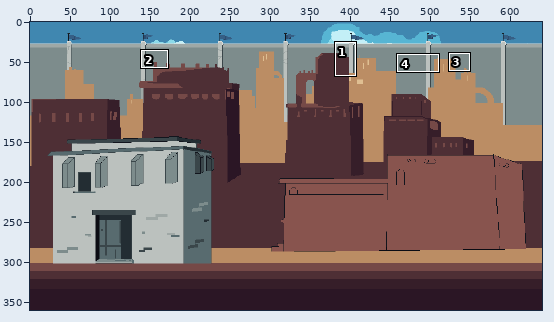
Pixel-art file -- Personal_Jessica/Entornos/Entrega 8-05/Ciudad-casas.aseprite. The first picture is a wide view before the edit; the outline marks the close-up.
Close-up. Before the commit:
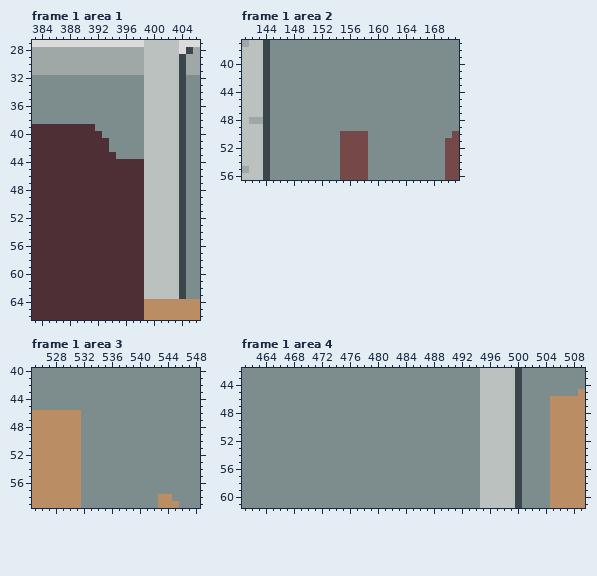
640x360 pixels, 6 frames. Colours within 5 levels of each other are drawn and written as one. Shown: frame 1 area 1: x 383..406, y 27..66; frame 1 area 2: x 141..171, y 37..56; frame 1 area 3: x 525..548, y 40..59; frame 1 area 4: x 461..509, y 42..61. The commit also changed other frames or places, which this record leaves out.
And afterwards:
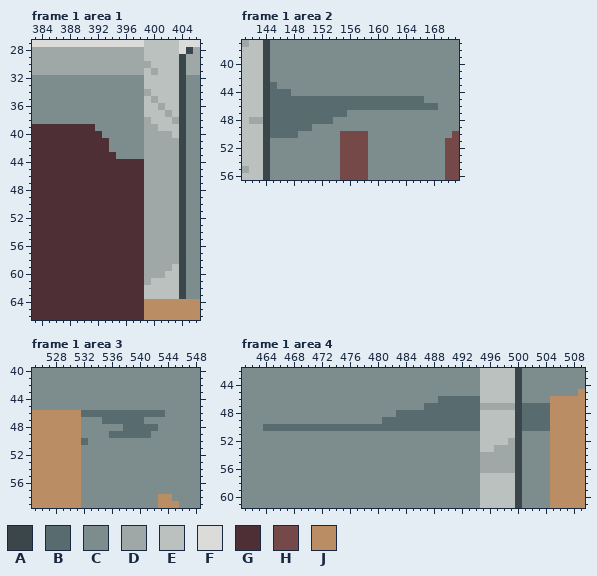
Palette (. is transparent): A #3a464a  B #586b6f  C #7d8c8c  D #9fa8a6  E #bbc1be  F #dbdcd9  G #4e2f35  H #754947  J #bb8d64
Commit: casa tigre
Changes in this commit:
Frame 1 area 1, layer "Layer 2":
y 30: x 399 E -> D
y 31: x 400 E -> D
y 34: x 399 E -> D
y 35: x 400 E -> D
y 36: x 401 E -> D
y 37: x 402 E -> D
y 38: x 399 E -> D; x 403 E -> D
y 39: x 399..400 EE -> DD
y 40: x 399..402 EEEE -> DDDD
y 41..58: x 399..403 EEEEE -> DDDDD
y 59: x 399..402 EEEE -> DDDD
y 60: x 399..401 EEE -> DDD
y 61: x 399 E -> D
Frame 1 area 2, layer "Layer 1":
y 43: x 145 C -> B
y 44: x 145..147 CCC -> BBB
y 45: x 145..166 CCCCCCCCCCCCCCCCCCCCCC -> BBBBBBBBBBBBBBBBBBBBBB
y 46: x 145..168 CCCCCCCCCCCCCCCCCCCCCCCC -> BBBBBBBBBBBBBBBBBBBBBBBB
y 47: x 145..155 CCCCCCCCCCC -> BBBBBBBBBBB
y 48: x 145..153 CCCCCCCCC -> BBBBBBBBB
y 49: x 145..150 CCCCCC -> BBBBBB
y 50: x 145..148 CCCC -> BBBB
Frame 1 area 3, layer "Layer 1":
y 46: x 532..543 CCCCCCCCCCCC -> BBBBBBBBBBBB
y 47: x 535..540 CCCCCC -> BBBBBB
y 48: x 538..542 CCCCC -> BBBBB
y 49: x 536..541 CCCCCC -> BBBBBB
y 50: x 532 C -> B
Frame 1 area 4, layers "Layer 2", "Layer 1":
y 46: x 489..494 CCCCCC -> BBBBBB
y 47: x 487..499 CCCCCCCCEEEEE -> BBBBBBBBDDDDD; x 501..504 CCCC -> BBBB
y 48: x 483..494 CCCCCCCCCCCC -> BBBBBBBBBBBB; x 501..504 CCCC -> BBBB
y 49: x 481..494 CCCCCCCCCCCCCC -> BBBBBBBBBBBBBB; x 501..504 CCCC -> BBBB
y 50: x 464..494 CCCCCCCCCCCCCCCCCCCCCCCCCCCCCCC -> BBBBBBBBBBBBBBBBBBBBBBBBBBBBBBB; x 501..504 CCCC -> BBBB
y 52: x 499 E -> D
y 53: x 497..499 EEE -> DDD
y 54..56: x 495..499 EEEEE -> DDDDD
